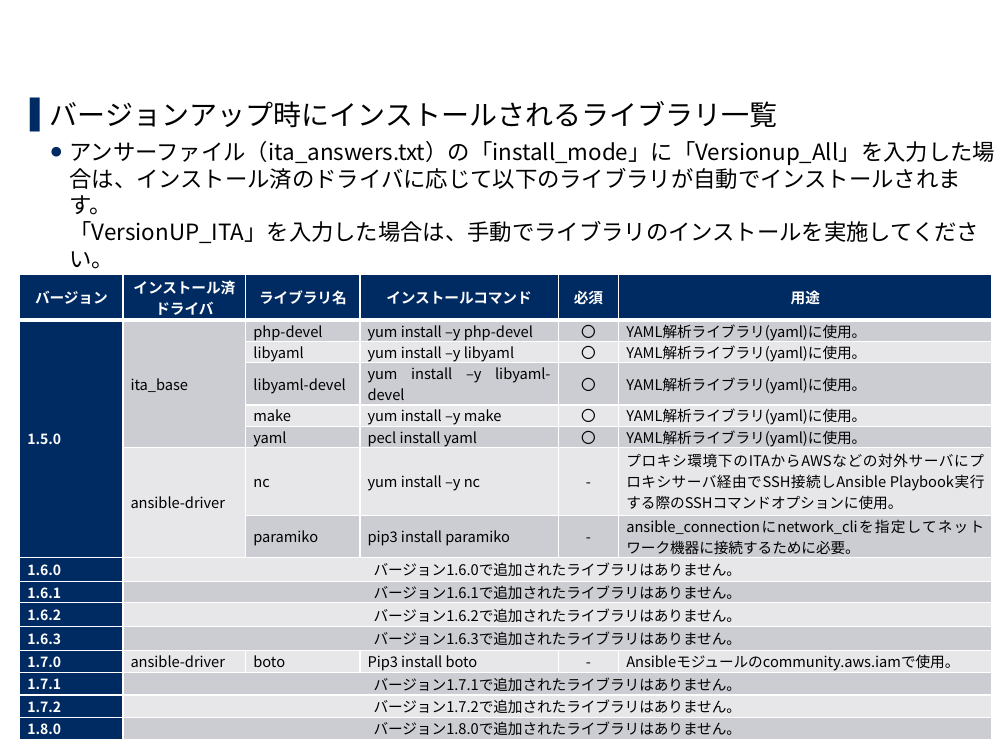
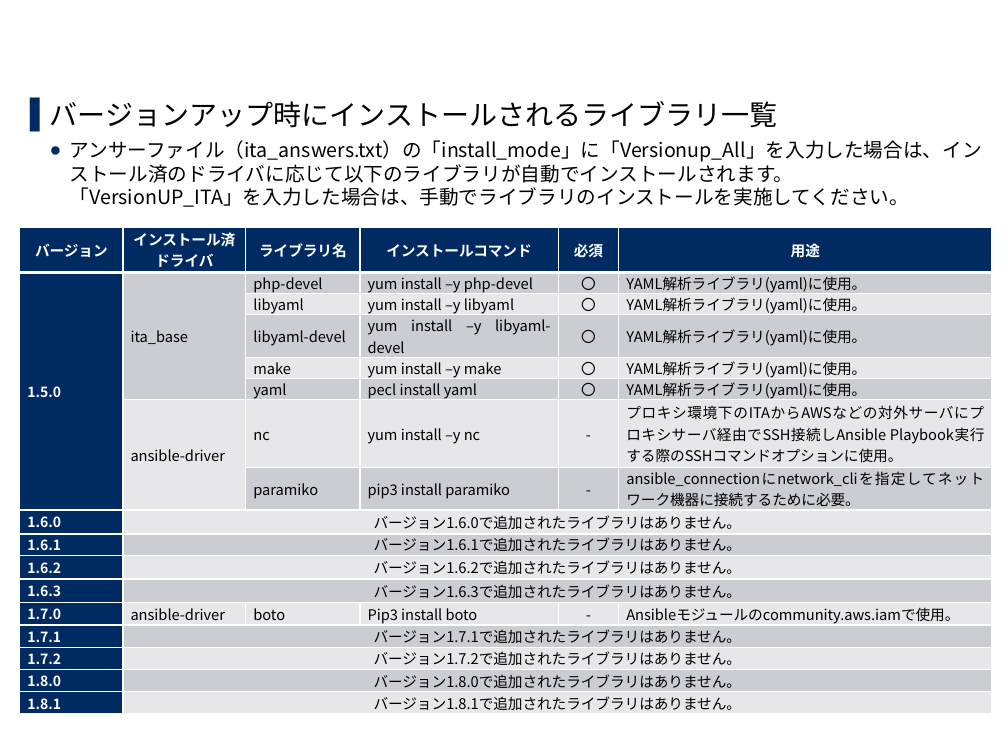
Before and after one commit to exastro-suite/it-automation-docs, a slide deck: slide 15 of asset/Learn_ja/ITA-version-up_ja.pptx. Drawn at 1008x756 pixels with LibreOffice and Linux fonts; fonts in the diff are those of the drawing; background and template pictures are left out. Boxes give left, top, right and bottom in pixels: in the first picture for what was removed or moved away, otherwise in the second. Text is boxed around its words. In the diff, an @@ line names an element or a change of style, - is before the commit and + after.

```diff
--- a/asset/Learn_ja/ITA-version-up_ja.pptx
+++ b/asset/Learn_ja/ITA-version-up_ja.pptx
@@ text at <box>70,140,982,207</box>: size 16 to 14 pt in "アンサーファイル（ita_answers.txt）の「install_mode」に「Versionup_All」を入力し ..." @@
@@ table at <box>20,227,992,714</box> @@
+row 17: 1.8.1 | バージョン1.8.1で追加されたライブラリはありません。 |  |  |  | 
@@ table: place and size @@
-table at <box>20,275,992,739</box>
+table at <box>20,227,992,714</box>
```
Also in this commit, not shown: 1 other slide changed, 1 other file.
